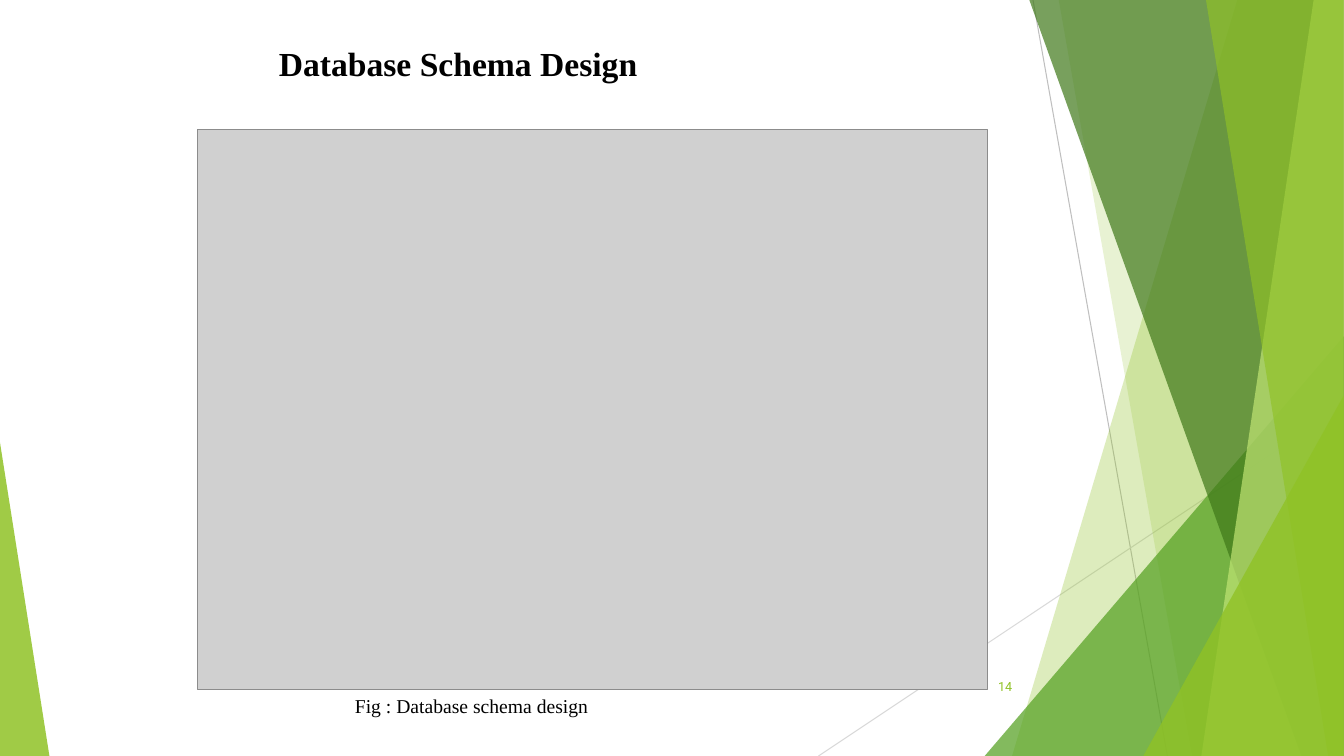
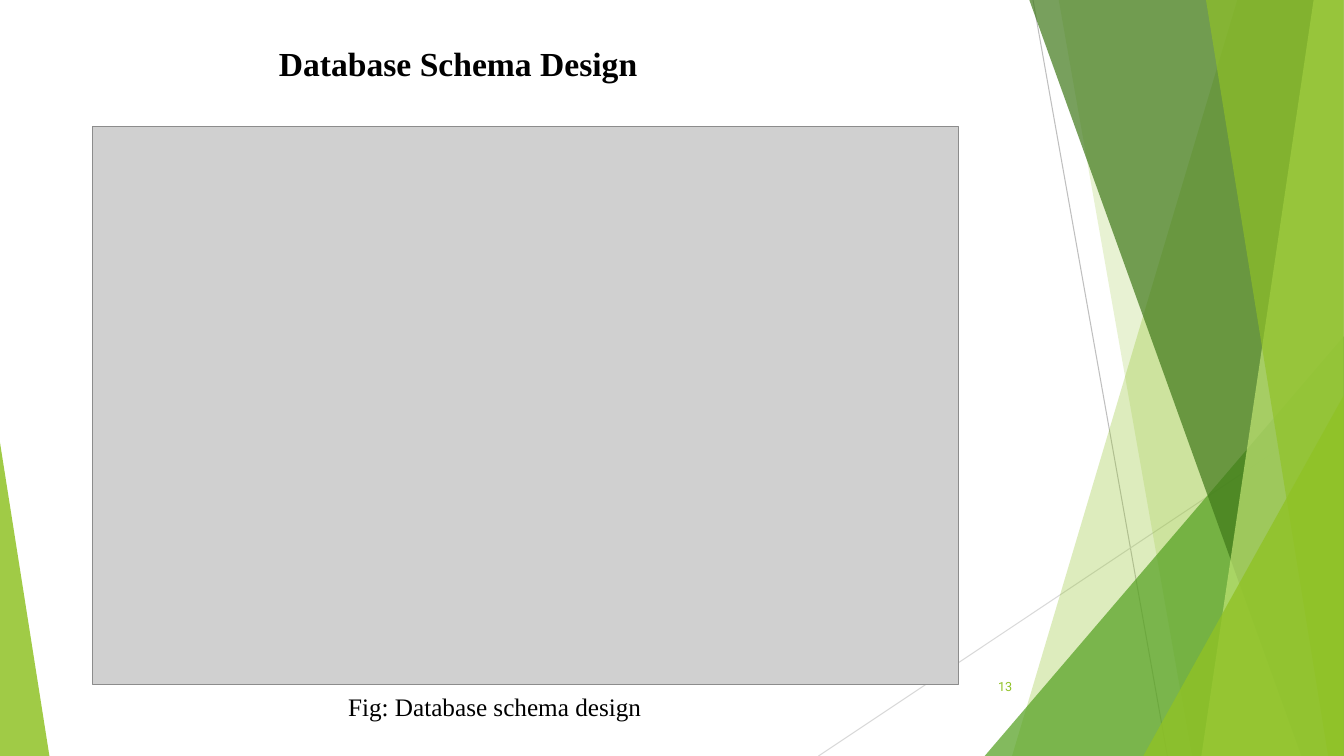
Before and after one commit to nepal4972/Movie_Ticket_Booking_SixthSemProject, a slide deck: slide 13 of documentation/MTB.pptx (slide 14 before the commit). Drawn at 1344x756 pixels with LibreOffice and Linux fonts; fonts in the diff are those of the drawing; grey boxes stand for pictures. Boxes give left, top, right and bottom in pixels: in the first picture for what was removed or moved away, otherwise in the second. Text is boxed around its words. In the diff, an @@ line names an element or a change of style, - is before the commit and + after.

```diff
--- a/documentation/MTB.pptx
+++ b/documentation/MTB.pptx
@@ picture: place and size @@
-picture at [198,130,988,690]
+picture at [93,127,958,685]
@@ page number at [998,682,1012,691]: text changed @@
-14
+13
@@ text at [348,698,641,722]: text changed; size 14 to 18 pt @@
-Fig : Database schema design
+Fig: Database schema design
```
Also in this commit, not shown: 6 other slides changed, 6 slides added, 5 slides removed, 5 other files.
